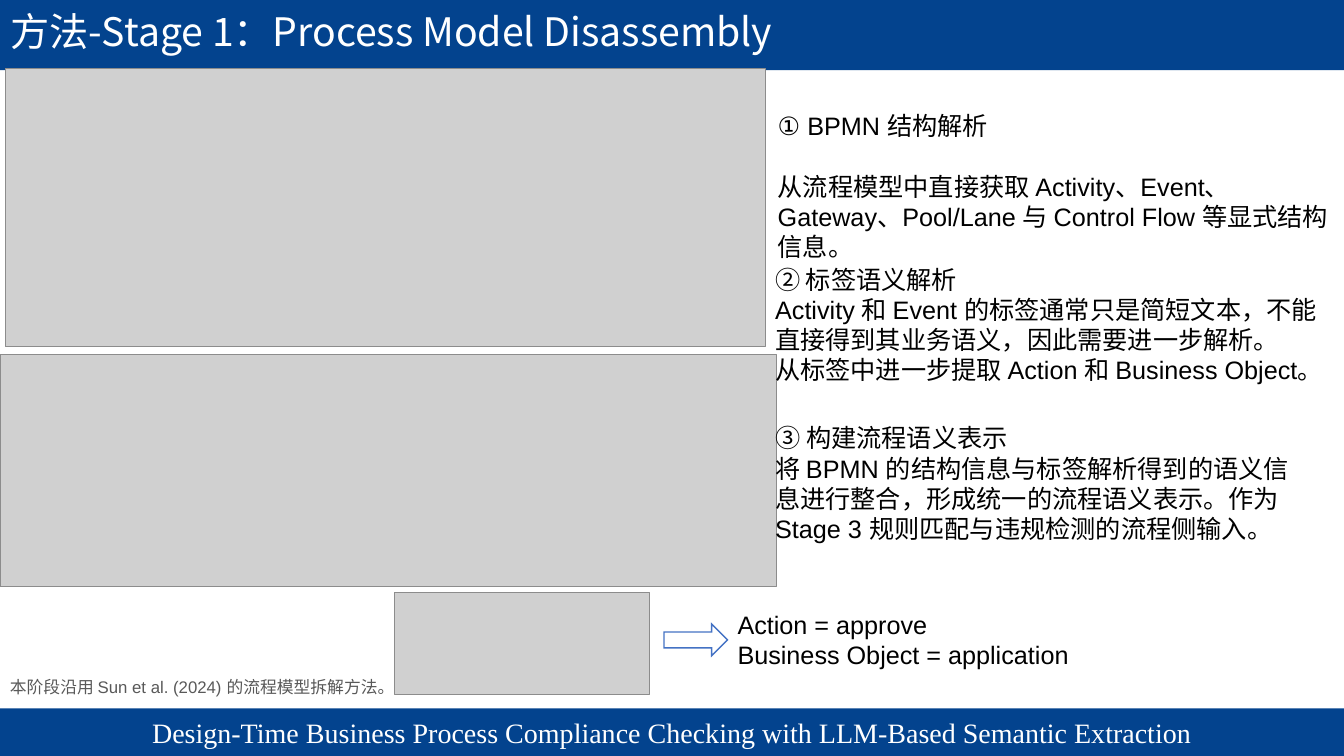
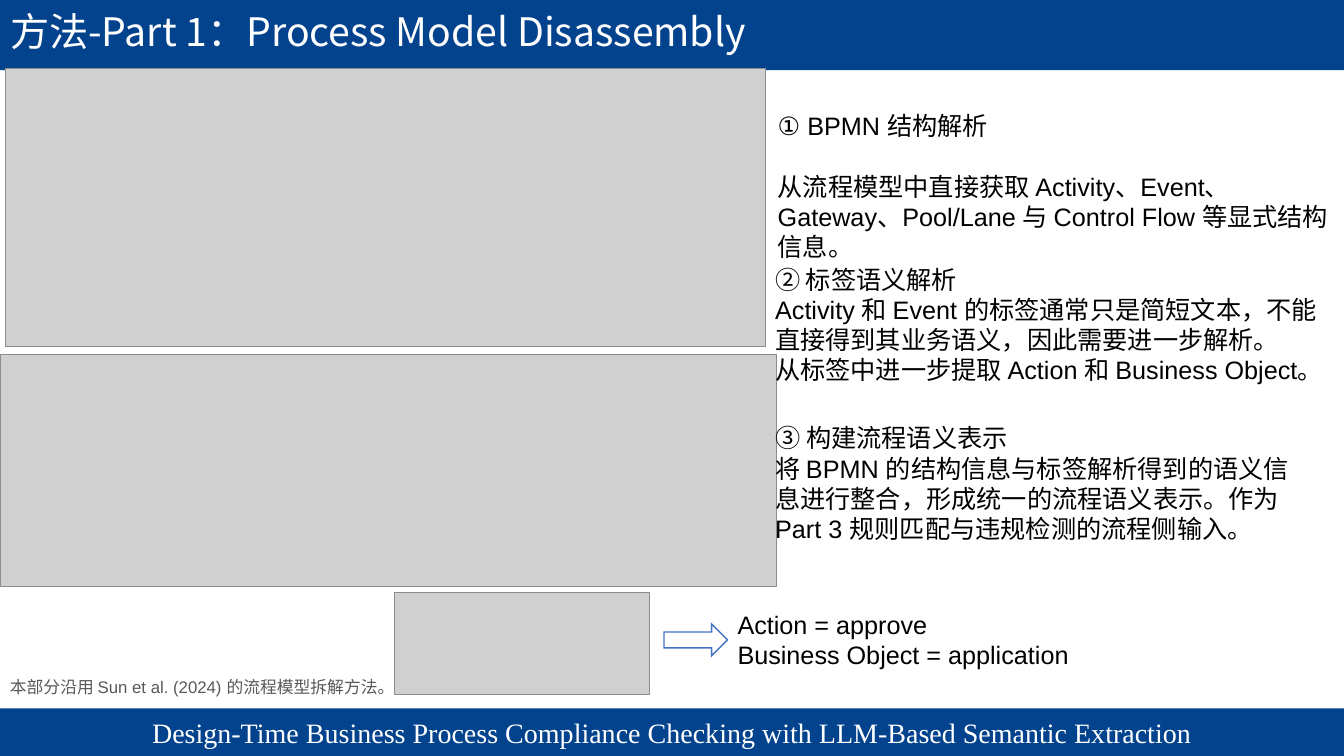
Before and after one commit to chaos-66/LLM4BPC, a slide deck: slide 8 of formal_experiment/paper/presentations/LLM4BPC_Semantic_Extraction_Revised.pptx. Drawn at 1344x756 pixels with LibreOffice and Linux fonts; fonts in the diff are those of the drawing; grey boxes stand for pictures; background and template pictures are left out. Boxes give left, top, right and bottom in pixels: in the first picture for what was removed or moved away, otherwise in the second. Text is boxed around its words. In the diff, an @@ line names an element or a change of style, - is before the commit and + after.

Commit message:
PW3/PW5 checkpoint: unify Part names and verify parallel inputs

```diff
--- a/formal_experiment/paper/presentations/LLM4BPC_Semantic_Extraction_Revised.pptx
+++ b/formal_experiment/paper/presentations/LLM4BPC_Semantic_Extraction_Revised.pptx
@@ title at [10, 13, 745, 55]: text changed @@
-方法-Stage 1：Process Model Disassembly
+方法-Part 1：Process Model Disassembly
@@ text at [775, 452, 1289, 544]: text changed @@
-将 BPMN 的结构信息与标签解析得到的语义信息进行整合，形成统一的流程语义表示。作为 Stage 3 规则匹配与违规检测的流程侧输入。
+将 BPMN 的结构信息与标签解析得到的语义信息进行整合，形成统一的流程语义表示。作为 Part 3 规则匹配与违规检测的流程侧输入。
@@ text at [10, 676, 395, 697]: text changed @@
-本阶段沿用 Sun et al. (2024) 的流程模型拆解方法。
+本部分沿用 Sun et al. (2024) 的流程模型拆解方法。
```
Also in this commit, not shown: 19 other slides changed, 53 other files.
